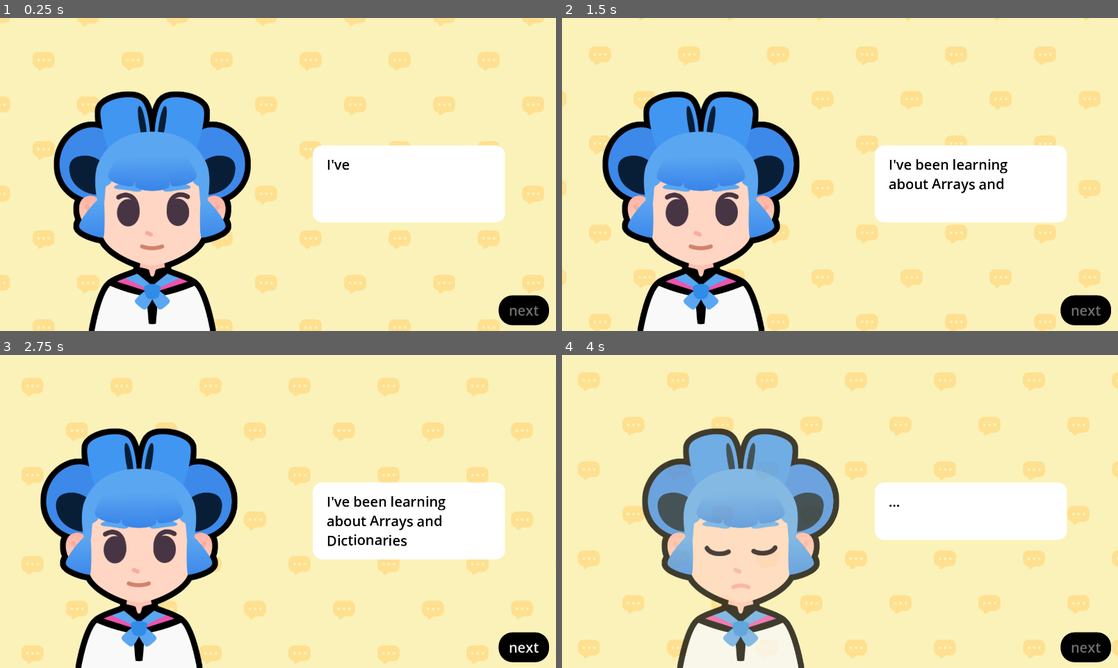
Above: before the commit, frames 1-4 (two rows, left to right).
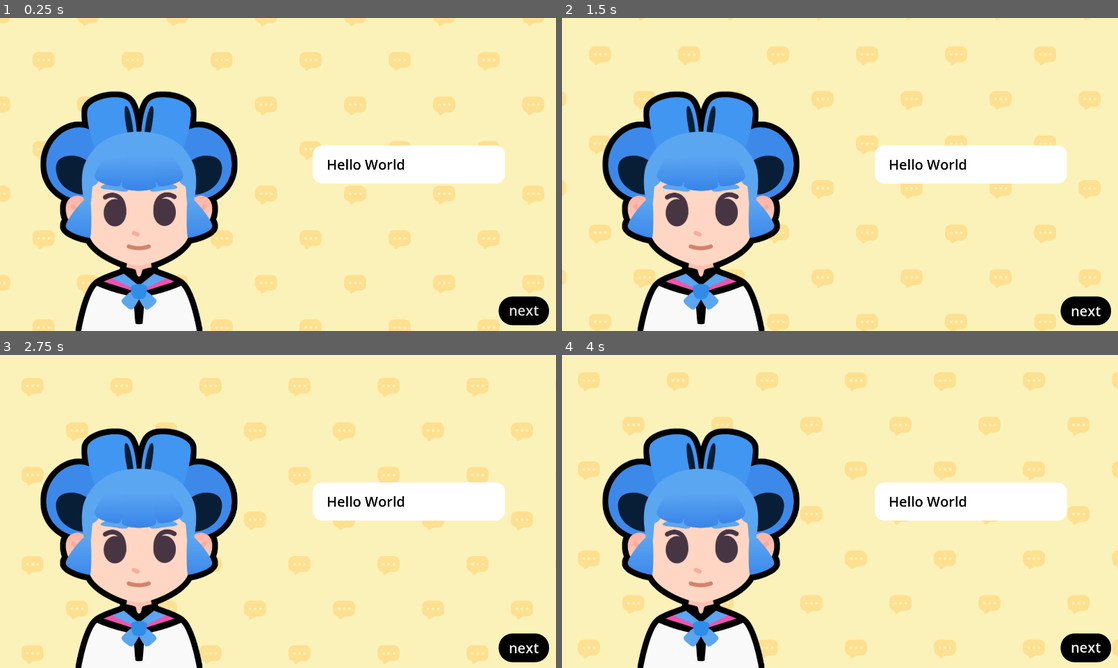
Above: after the commit, the same moments.

Repository: RyHuncho/M8-Start-a-Dialogue
Game: Godot game, scene res://lessons/slideshow.tscn
Same seed, same stepped clock (60 frames per second), same inputs: the game is played once before the commit and once after it. This scene is started directly instead of the project's main scene. Sound files missing from this copy of the repository are replaced by a short silence.
Inputs (mouse positions are in pixels of both pictures, inside the frame that each line leads up to):
- Up to frame 1 (0.25 s): no input
- Up to frame 2 (1.5 s): click (1084, 312) at 0.5 s, where only the run after the commit has a clickable "next"; click (1084, 312) at 1.25 s, where only the run after the commit has a clickable "next"
- Up to frame 3 (2.75 s): click (522, 649) at 2 s, where only the run after the commit has a clickable "next"
- Up to frame 4 (4 s): tap Enter at 2.75 s; move the mouse to (962, 495) at 2.77 s; tap Z at 2.85, 3.6 s; click (962, 495) at 2.92 s; tap Space at 3.02, 3.77 s; move the mouse to (728, 527) at 3.52 s; click (728, 527) at 3.67 s

The runs differ from the first frame. In frame 1, 16% of the frame differs, in the area x 7-99%, y 23-100%; in frame 2, 4.9%; in frame 3, 4.9%; in frame 4, 23%.
Error after the commit: Parse Error: Unexpected "Indent" in class body. (res://lessons/slideshow.gd:10)

Commit message:
middle of lesson 5

Diff:
--- a/lessons/slideshow.gd
+++ b/lessons/slideshow.gd
@@ -1,21 +1,12 @@
 extends Control
 
-var expressions := {
-	"happy": preload ("res://assets/emotion_happy.png"),
-	"regular": preload ("res://assets/emotion_regular.png"),
-	"sad": preload ("res://assets/emotion_sad.png"),
-}
 
-var bodies := {
-	"sophia": preload ("res://assets/sophia.png"),
-	"pink": preload ("res://assets/pink.png")
-}
 
 ## An array of dictionaries. Each dictionary has three properties:
 ## - expression: a [code]Texture[/code] containing an expression
 ## - text: a [code]String[/code] containing the text the character says
 ## - character: a [code]Texture[/code] representing the character
-var dialogue_items: Array[Dictionary] = [
+@export var dialogue_items: Array[SlideShowEntry] = []
 	{
 		"expression": expressions["regular"],
 		"text": "I've been learning about [wave]Arrays and Dictionaries[/wave]",
@@ -27,29 +18,29 @@
 		"character": bodies["pink"]
 	},
 	{
-		"expression": expressions["sad"],
-		"text": "... Well... it is a little bit [shake]complicated[/shake]!",
-		"character": bodies["sophia"]
+	"expression": expressions["sad"],
+	"text": "... Well... it is a little bit [shake]complicated[/shake]!",
+	"character": bodies["sophia"]
 	},
 	{
-		"expression": expressions["sad"],
-		"text": "Oh!",
-		"character": bodies["pink"]
+	"expression": expressions["sad"],
+	"text": "Oh!",
+	"character": bodies["pink"]
 	},
 	{
-		"expression": expressions["regular"],
-		"text": "I believe in you!",
-		"character": bodies["pink"]
+	"expression": expressions["regular"],
+	"text": "I believe in you!",
+	"character": bodies["pink"]
 	},
 	{
-		"expression": expressions["happy"],
-		"text": "If you stick to it, you'll eventually make it!",
-		"character": bodies["pink"]
+	"expression": expressions["happy"],
+	"text": "If you stick to it, you'll eventually make it!",
+	"character": bodies["pink"]
 	},
 	{
-		"expression": expressions["happy"],
-		"text": "That's it! Let's [tornado freq=3.0][rainbow val=1.0]GOOOOOO!!![/rainbow][/tornado]",
-		"character": bodies["sophia"]
+	"expression": expressions["happy"],
+	"text": "That's it! Let's [tornado freq=3.0][rainbow val=1.0]GOOOOOO!!![/rainbow][/tornado]",
+	"character": bodies["sophia"]
 	}
 ]
 var current_item_index := 0
--- /dev/null
+++ b/lessons/slideshow_entry.gd
@@ -0,0 +1,5 @@
+class_name SlideShowEntry extends Resource
+
+@export var expression := preload("res://assets/emotion_regular.png")
+@export var character := preload("res://assets/sophia.png")
+@export_multiline var text := ""
--- /dev/null
+++ b/lessons/test_slideshow_entry.tres
@@ -0,0 +1,10 @@
+[gd_resource type="Resource" script_class="SlideShowEntry" load_steps=4 format=3 uid="uid://jeuxgxqi50cr"]
+
+[ext_resource type="Texture2D" uid="uid://copkt78vgp37i" path="res://assets/sophia.png" id="1_lu2wx"]
+[ext_resource type="Script" uid="uid://cr381jwvqv5u1" path="res://lessons/slideshow_entry.gd" id="1_qkxq3"]
+[ext_resource type="Texture2D" uid="uid://d000xjtr4iqtk" path="res://assets/emotion_regular.png" id="2_m5yb4"]
+
+[resource]
+script = ExtResource("1_qkxq3")
+text = "Hello world"
+metadata/_custom_type_script = "uid://cr381jwvqv5u1"
Not shown, added: lessons/slideshow_entry.gd.uid
